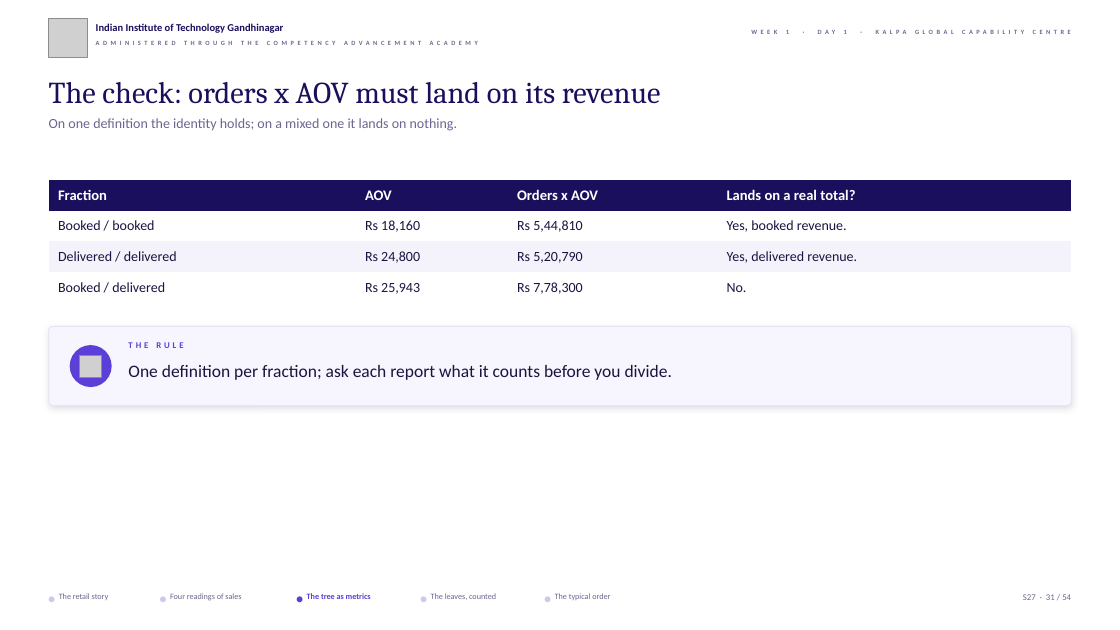
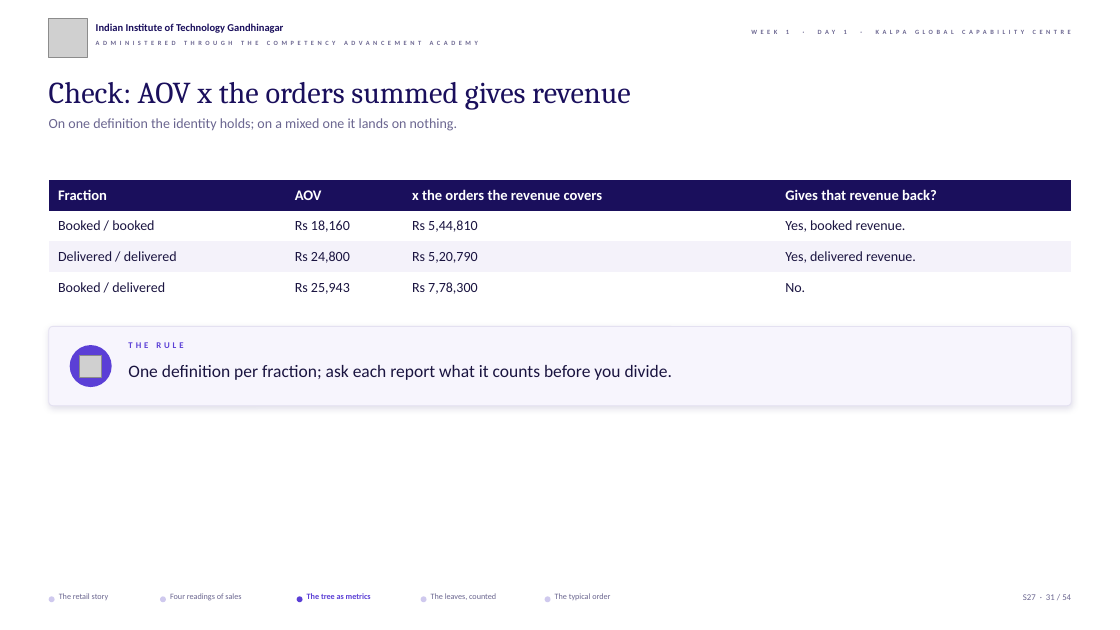
Before and after one commit to fde-academy-lab/c2-content-factory, a slide deck: slide 31 of content/W01/D1/slides/C2_W01_D01_half1_STUDENT.pptx. Drawn at 1120x630 pixels with LibreOffice and Linux fonts; fonts in the diff are those of the drawing; grey boxes stand for pictures; background and template pictures are left out. Boxes give left, top, right and bottom in pixels: in the first picture for what was removed or moved away, otherwise in the second. Text is boxed around its words. In the diff, an @@ line names an element or a change of style, - is before the commit and + after.

```diff
--- a/content/W01/D1/slides/C2_W01_D01_half1_STUDENT.pptx
+++ b/content/W01/D1/slides/C2_W01_D01_half1_STUDENT.pptx
@@ text at (49, 82, 631, 109): text changed @@
-The check: orders x AOV must land on its revenue
+Check: AOV x the orders summed gives revenue
@@ table at (49, 180, 1071, 303) @@
-row 1, column 3: Orders x AOV
+row 1, column 3: x the orders the revenue covers
-row 1, column 4: Lands on a real total?
+row 1, column 4: Gives that revenue back?
```
Also in this commit, not shown: 9 other slides changed, 39 other files.
